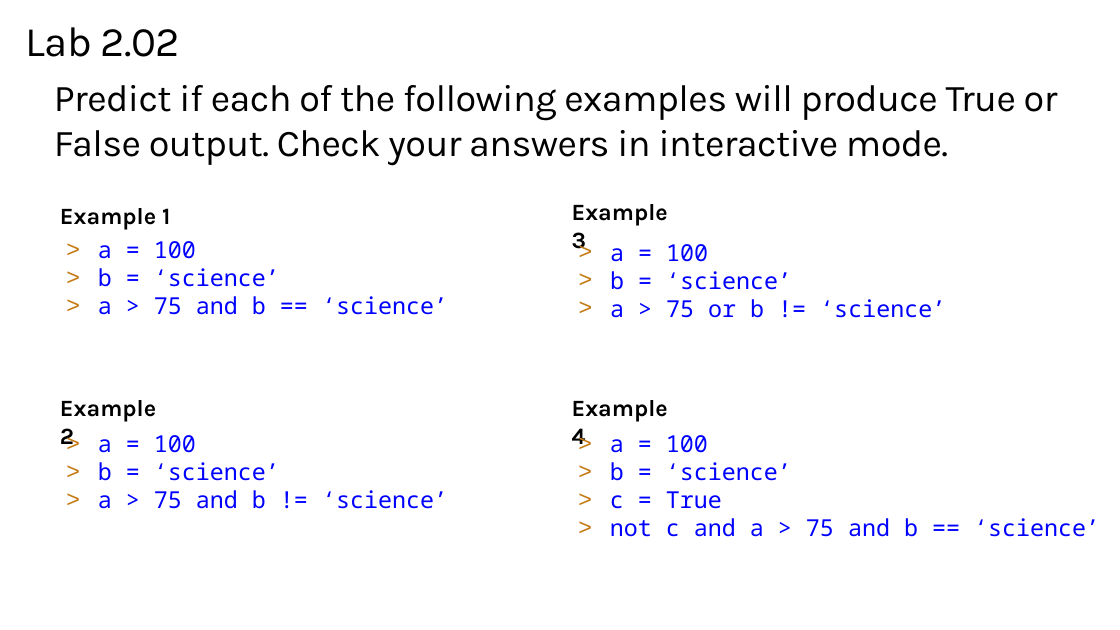
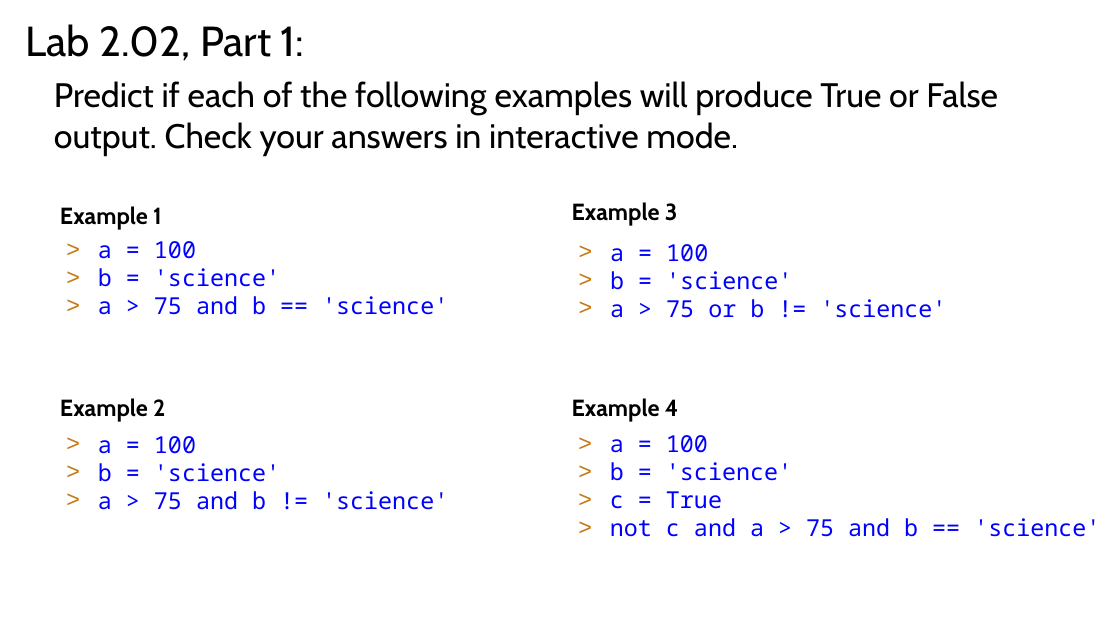
Before and after one commit to TEALSK12/2nd-semester-introduction-to-computer-science, a slide deck: slide 10 of units/2_unit/slidedecks/Intro Python 2.02 TEALS.pptx. Drawn at 1120x630 pixels with LibreOffice and Linux fonts; fonts in the diff are those of the drawing; background and template pictures are left out. Boxes give left, top, right and bottom in pixels: in the first picture for what was removed or moved away, otherwise in the second. Text is boxed around its words. In the diff, an @@ line names an element or a change of style, - is before the commit and + after.

```diff
--- a/units/2_unit/slidedecks/Intro Python 2.02 TEALS.pptx
+++ b/units/2_unit/slidedecks/Intro Python 2.02 TEALS.pptx
@@ text at <box>26,24,304,61</box>: text changed; font Karla to Cabin @@
-Lab 2.02
+Lab 2.02, Part 1:
@@ title "Predict if each of the ..." at <box>54,81,998,156</box>: size 32.4 to 29.2 pt, font Karla to Cabin, letter spacing -0.5 to 0 pt @@
@@ text at <box>98,268,448,315</box>: text changed @@
-> b = ‘science’
-> a > 75 and b == ‘science’
+> b = 'science'
+> a > 75 and b == 'science'
@@ text at <box>610,271,946,318</box>: text changed @@
-> b = ‘science’
-> a > 75 or b != ‘science’
+> b = 'science'
+> a > 75 or b != 'science'
@@ font Karla to Cabin in 4 elements at <box>60,206,162,230</box>, <box>60,398,165,422</box>, <box>572,202,678,226</box>, <box>572,398,679,422</box> @@
@@ text at <box>98,463,448,510</box>: text changed @@
-> b = ‘science’
-> a > 75 and b != ‘science’
+> b = 'science'
+> a > 75 and b != 'science'
@@ text at <box>610,462,792,481</box>: text changed @@
-> b = ‘science’
+> b = 'science'
@@ text at <box>610,518,1100,537</box>: text changed @@
-> not c and a > 75 and b == ‘science’
+> not c and a > 75 and b == 'science'
```
Also in this commit, not shown: 13 other slides changed, 6 other files.
